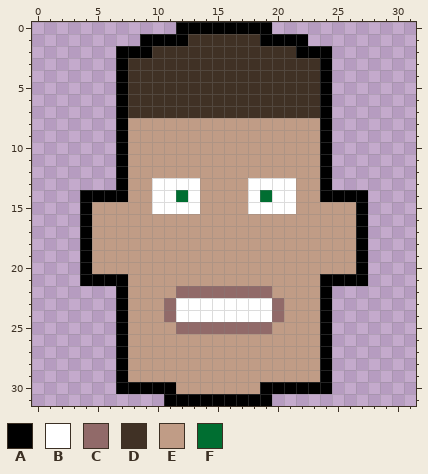
Two states of a pixel-art sprite, art/Main/perry_original_256x256.png. The first picture shows the starting point.
The file is 256x256 pixels, drawn in blocks of 8x8; one block is one cell here.
Palette (. is transparent): A #000000  B #ffffff  C #916a69  D #403125  E #c09c86  F #006e31
Pixels before, first column x 4:
 0 ........AAAAAAAA........
 1 .....AAAADDDDDDAAAA.....
 2 ...AAADDDDDDDDDDDDAAA...
 3 ...ADDDDDDDDDDDDDDDDA...
 4 ...ADDDDDDDDDDDDDDDDA...
 5 ...ADDDDDDDDDDDDDDDDA...
 6 ...ADDDDDDDDDDDDDDDDA...
 7 ...ADDDDDDDDDDDDDDDDA...
 8 ...AEEEEEEEEEEEEEEEEA...
 9 ...AEEEEEEEEEEEEEEEEA...
10 ...AEEEEEEEEEEEEEEEEA...
11 ...AEEEEEEEEEEEEEEEEA...
12 ...AEEEEEEEEEEEEEEEEA...
13 ...AEEBBBBEEEEBBBBEEA...
14 AAAAEEBBFBEEEEBFBBEEAAAA
15 AEEEEEBBBBEEEEBBBBEEEEEA
16 AEEEEEEEEEEEEEEEEEEEEEEA
17 AEEEEEEEEEEEEEEEEEEEEEEA
18 AEEEEEEEEEEEEEEEEEEEEEEA
19 AEEEEEEEEEEEEEEEEEEEEEEA
20 AEEEEEEEEEEEEEEEEEEEEEEA
21 AAAAEEEEEEEEEEEEEEEEAAAA
22 ...AEEEECCCCCCCCEEEEA...
23 ...AEEECBBBBBBBBCEEEA...
24 ...AEEECBBBBBBBBCEEEA...
25 ...AEEEECCCCCCCCEEEEA...
26 ...AEEEEEEEEEEEEEEEEA...
27 ...AEEEEEEEEEEEEEEEEA...
28 ...AEEEEEEEEEEEEEEEEA...
29 ...AEEEEEEEEEEEEEEEEA...
30 ...AAAAAEEEEEEEAAAAAA...
31 .......AAAAAAAAA........
Once edited:
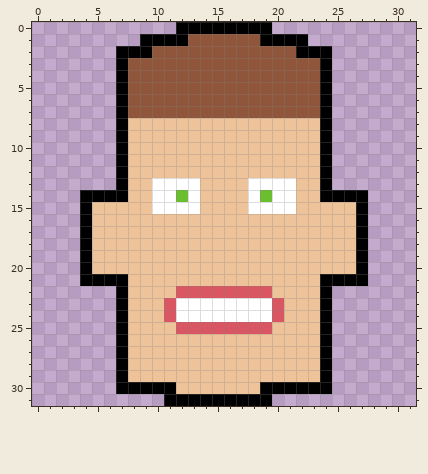
Changes in this commit:
colour C: #916a69 -> #d95763
colour D: #403125 -> #8f563b
colour E: #c09c86 -> #eec39a
colour F: #006e31 -> #6abe30
Changed places in both pictures, as pixel boxes (x1, y1, x2, y2):
changed: (92, 34, 356, 394)
